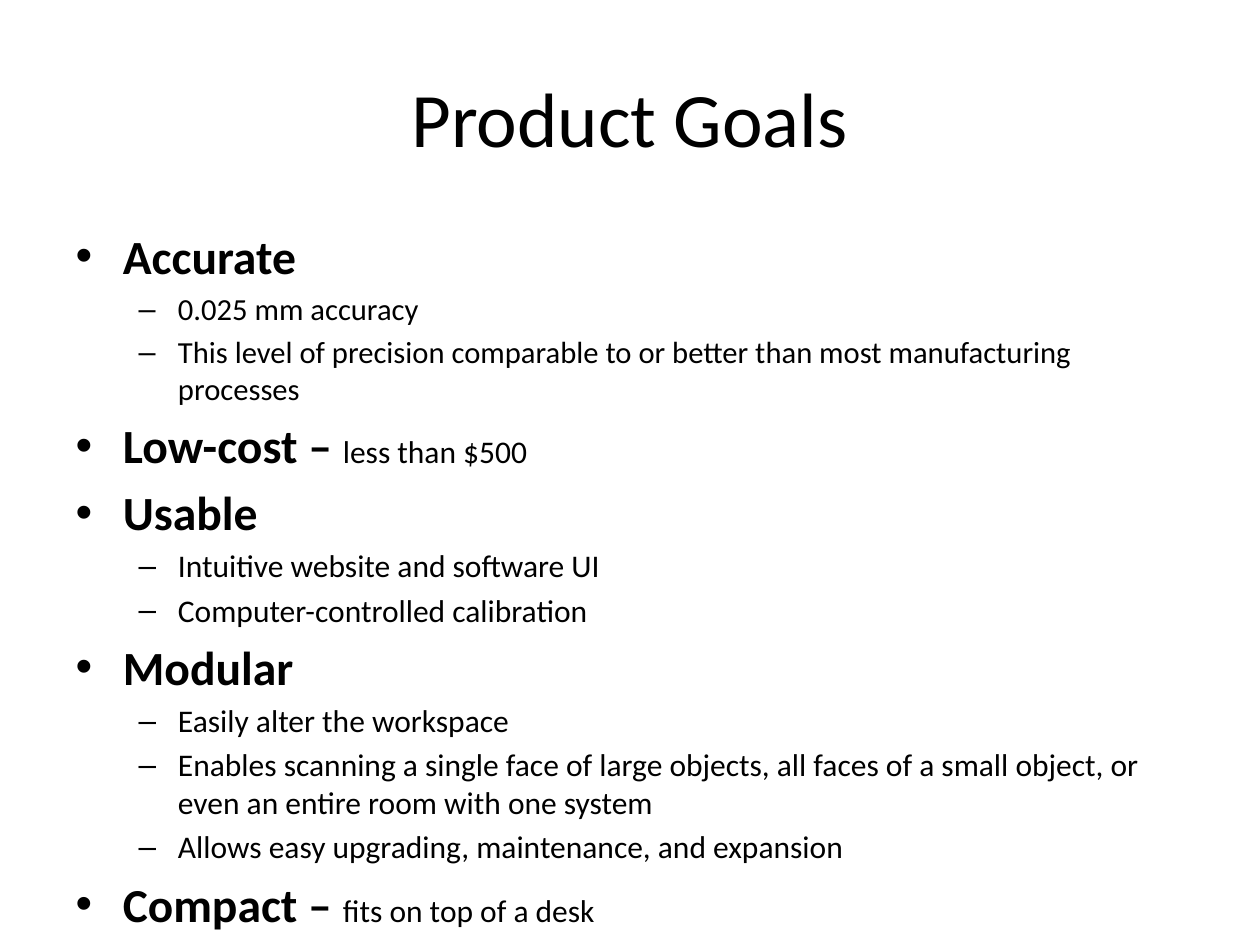
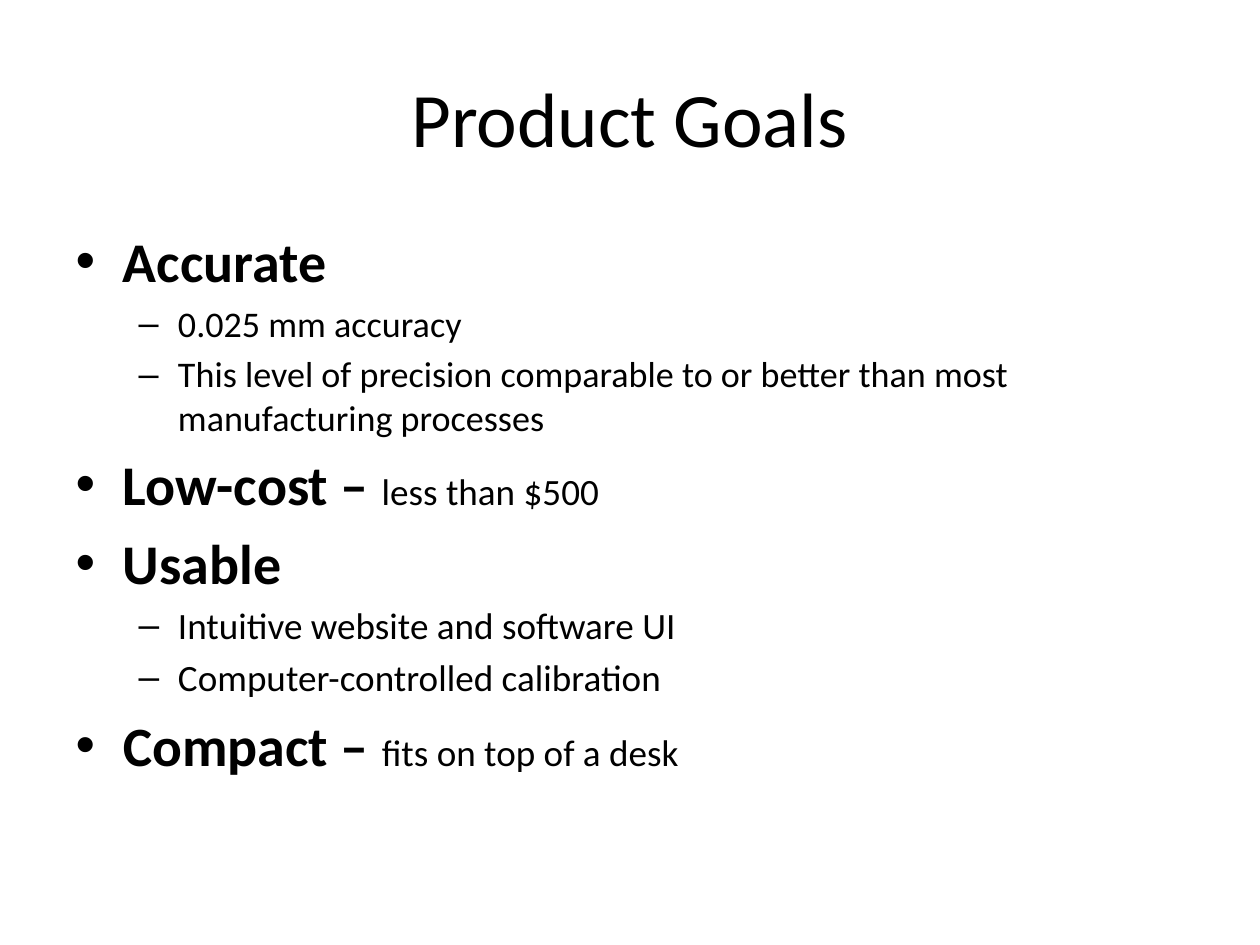
Before and after one commit to troyastorino/dcba, a slide deck: slide 7 of presentations/10-slide-pitch/initial-10-slide-pitch.pptx. Drawn at 1260x945 pixels with LibreOffice and Linux fonts; fonts in the diff are those of the drawing. Boxes give left, top, right and bottom in pixels: in the first picture for what was removed or moved away, otherwise in the second. Text is boxed around its words. In the diff, an @@ line names an element or a change of style, - is before the commit and + after.

```diff
--- a/presentations/10-slide-pitch/initial-10-slide-pitch.pptx
+++ b/presentations/10-slide-pitch/initial-10-slide-pitch.pptx
@@ text "Accurate" at (123, 245, 1008, 775): size 27.2 to 32 pt in "Accurate", "Low-cost –", "Usable", "Compact –"; size 17.6 to 20.6 pt in "0.025 mm accuracy", "This level of precision comparable to or ..."; size 18 to 21.2 pt in "less than $500", "Intuitive website and software UI", "Computer-controlled calibration", "fits on top of a desk"; size 27 to 31.8 pt in "Compact" @@
@@ text at (123, 651, 1139, 864): paragraphs removed @@
-• Modular
-  – Easily alter the workspace
-  – Enables scanning a single face of large objects, all faces of a small object, or even an entire room with one system
-  – Allows easy upgrading, maintenance, and expansion
```
Also in this commit, not shown: 4 other slides changed, 1 slide added, 1 slide removed, 3 other files.
